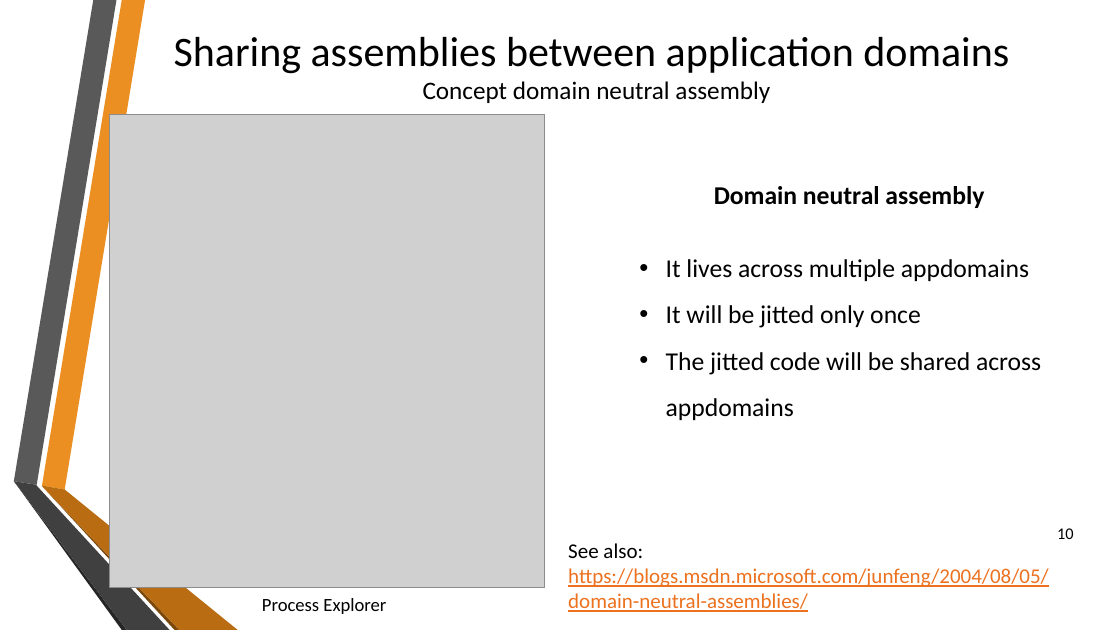
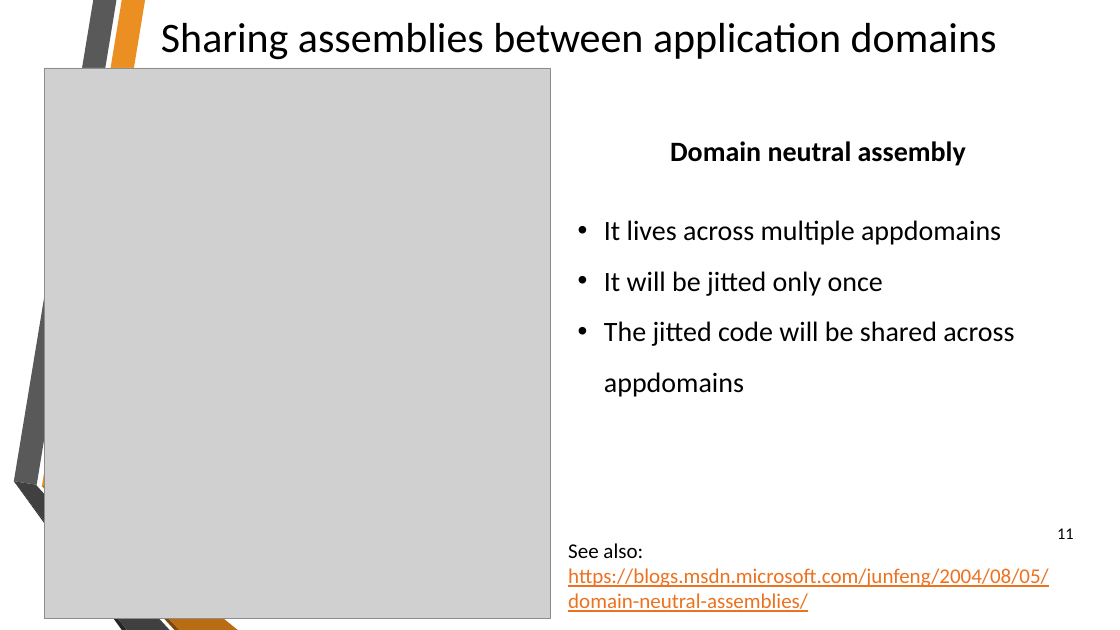
Before and after one commit to sflusov/IISSharingAssemblies, a slide deck: slide 11 of presentation/Sharing common assemblies.pptx (slide 10 before the commit). Drawn at 1120x630 pixels with LibreOffice and Linux fonts; fonts in the diff are those of the drawing; grey boxes stand for pictures; background and template pictures are left out. Boxes give left, top, right and bottom in pixels: in the first picture for what was removed or moved away, otherwise in the second. Text is boxed around its words. In the diff, an @@ line names an element or a change of style, - is before the commit and + after.

```diff
--- a/presentation/Sharing common assemblies.pptx
+++ b/presentation/Sharing common assemblies.pptx
@@ title at [161,23,997,60]: text changed @@
-Sharing assemblies between application domains
-Concept domain neutral assembly
+Sharing assemblies between application domains
@@ picture: place and size @@
-picture at [109,114,544,587]
+picture at [45,68,550,618]
@@ text "Domain neutral assembly" at [670,141,966,166]: size 22 to 24 pt @@
@@ text "Domain neutral assembly": place and size @@
-text "Domain neutral assembly" at [714,186,984,208]
+text "Domain neutral assembly" at [670,141,966,166]
@@ text "It lives across multiple appdomains": place and size @@
-text "It lives across multiple appdomains" at [666,259,1041,420]
+text "It lives across multiple appdomains" at [604,220,1014,397]
@@ text "It lives across multiple appdomains" at [604,220,1014,397]: size 22 to 24 pt @@
@@ page number at [1057,528,1074,539]: text changed @@
-10
+11
@@ text removed at [262,598,386,614] @@
-Process Explorer
```
Also in this commit, not shown: 14 other slides changed, 3 slides added, 1 slide removed.
